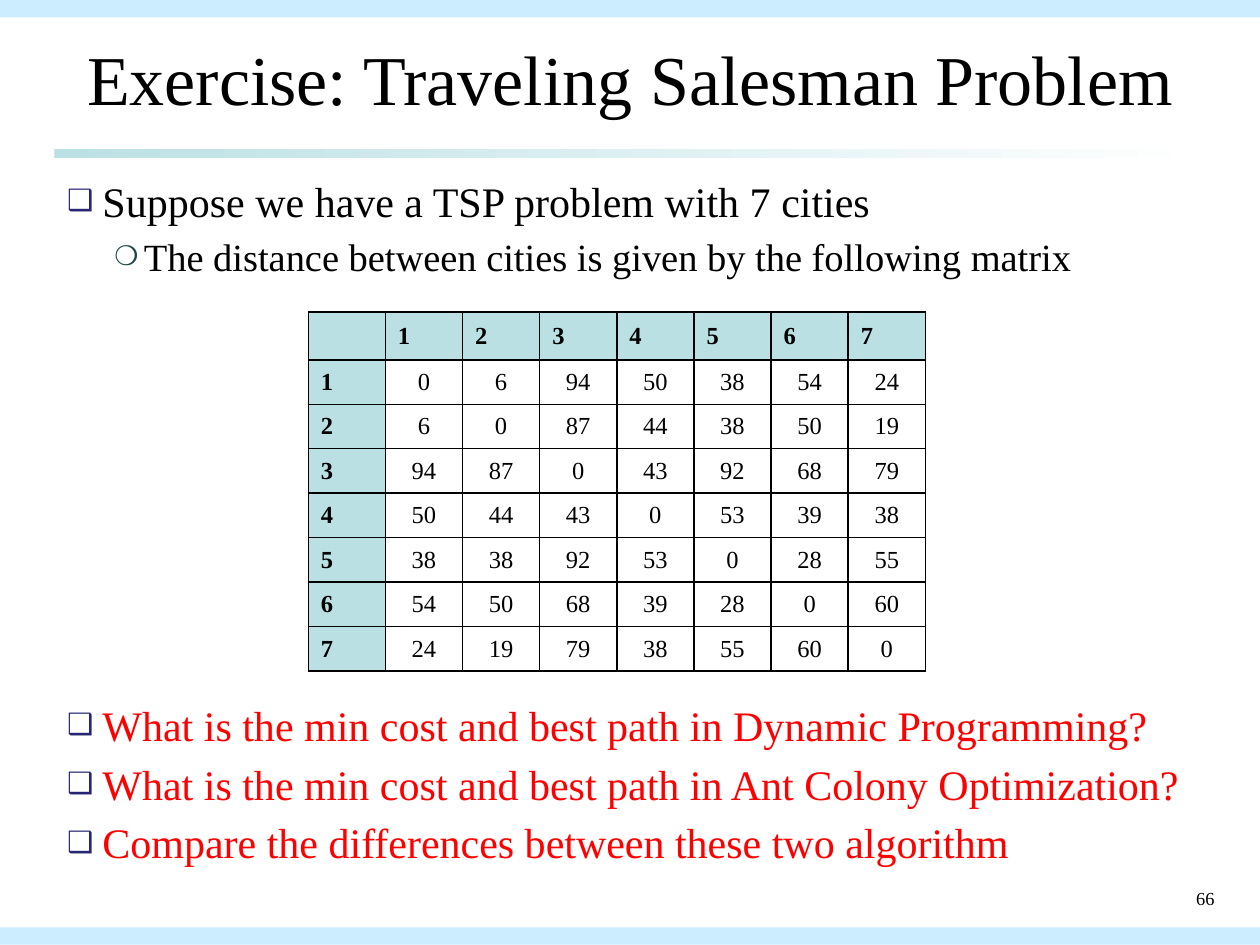
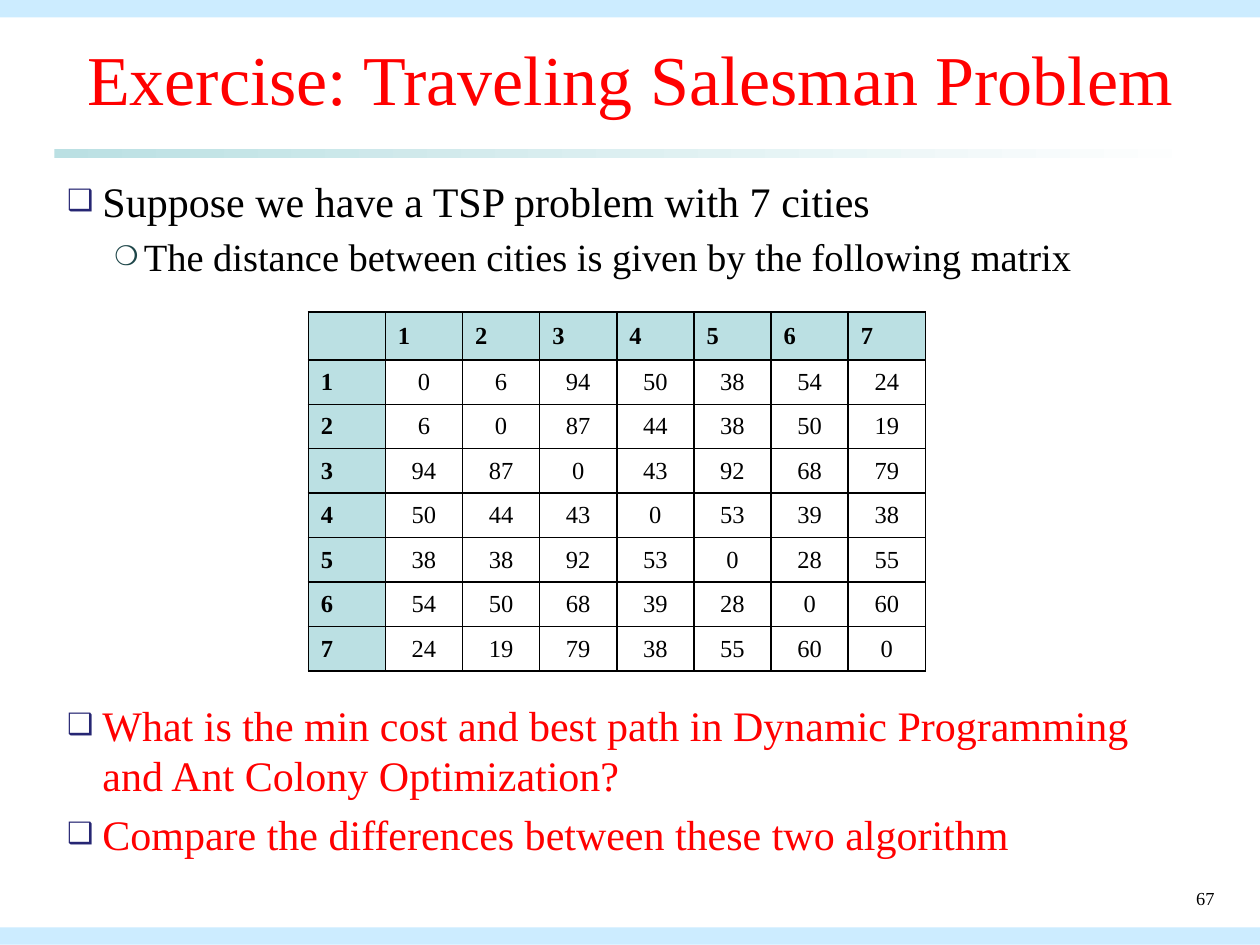
Before and after one commit to qwe8496516/AI_course, a slide deck: slide 67 of AI_presentation/aco_presentation.pptx (slide 66 before the commit). Drawn at 1260x945 pixels with LibreOffice and Linux fonts; fonts in the diff are those of the drawing. Boxes give left, top, right and bottom in pixels: in the first picture for what was removed or moved away, otherwise in the second. Text is boxed around its words. In the diff, an @@ line names an element or a change of style, - is before the commit and + after.

Commit message:
feat: PPTX

```diff
--- a/AI_presentation/aco_presentation.pptx
+++ b/AI_presentation/aco_presentation.pptx
@@ title "Exercise: Traveling Salesman Problem" at (x1=87, y1=56, x2=1173, y2=119): text colour #000000 to #FF0000 @@
@@ text at (x1=102, y1=712, x2=1129, y2=800): text changed @@
-❑ What is the min cost and best path in Dynamic Programming?
-❑ What is the min cost and best path in Ant Colony Optimization?
+❑ What is the min cost and best path in Dynamic Programming and Ant Colony Optimization?
@@ page number at (x1=1196, y1=893, x2=1214, y2=905): text changed @@
-66
+67
```
Also in this commit, not shown: 1 other slide changed, 3 slides added, 1 other file.
